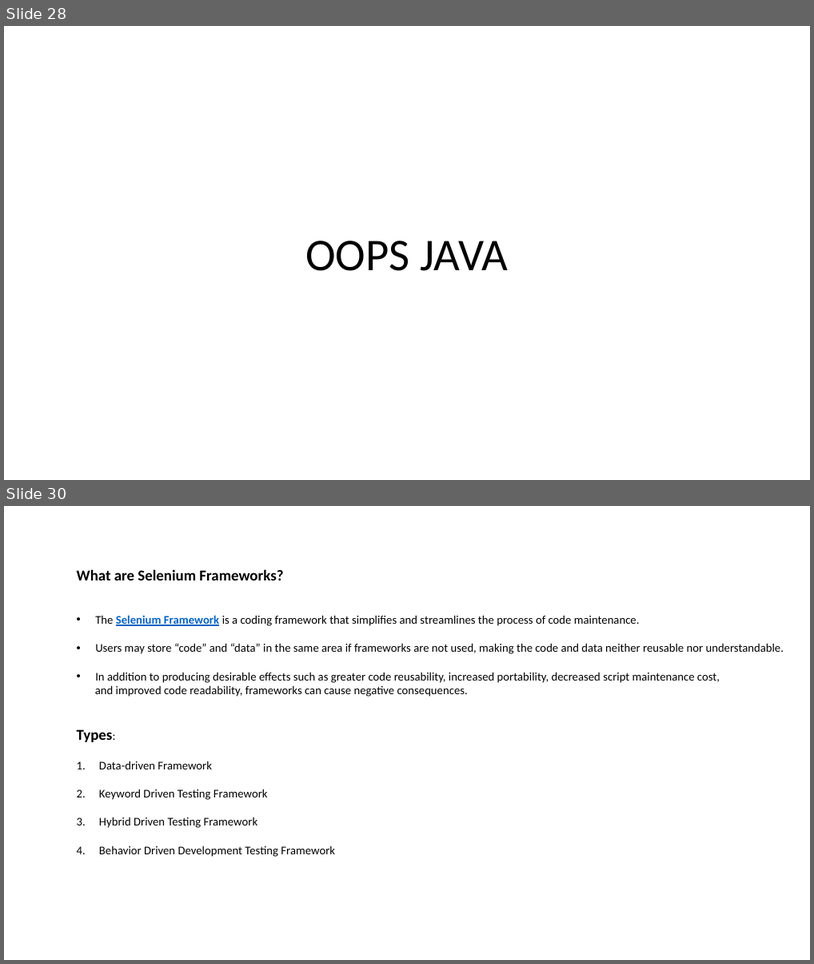
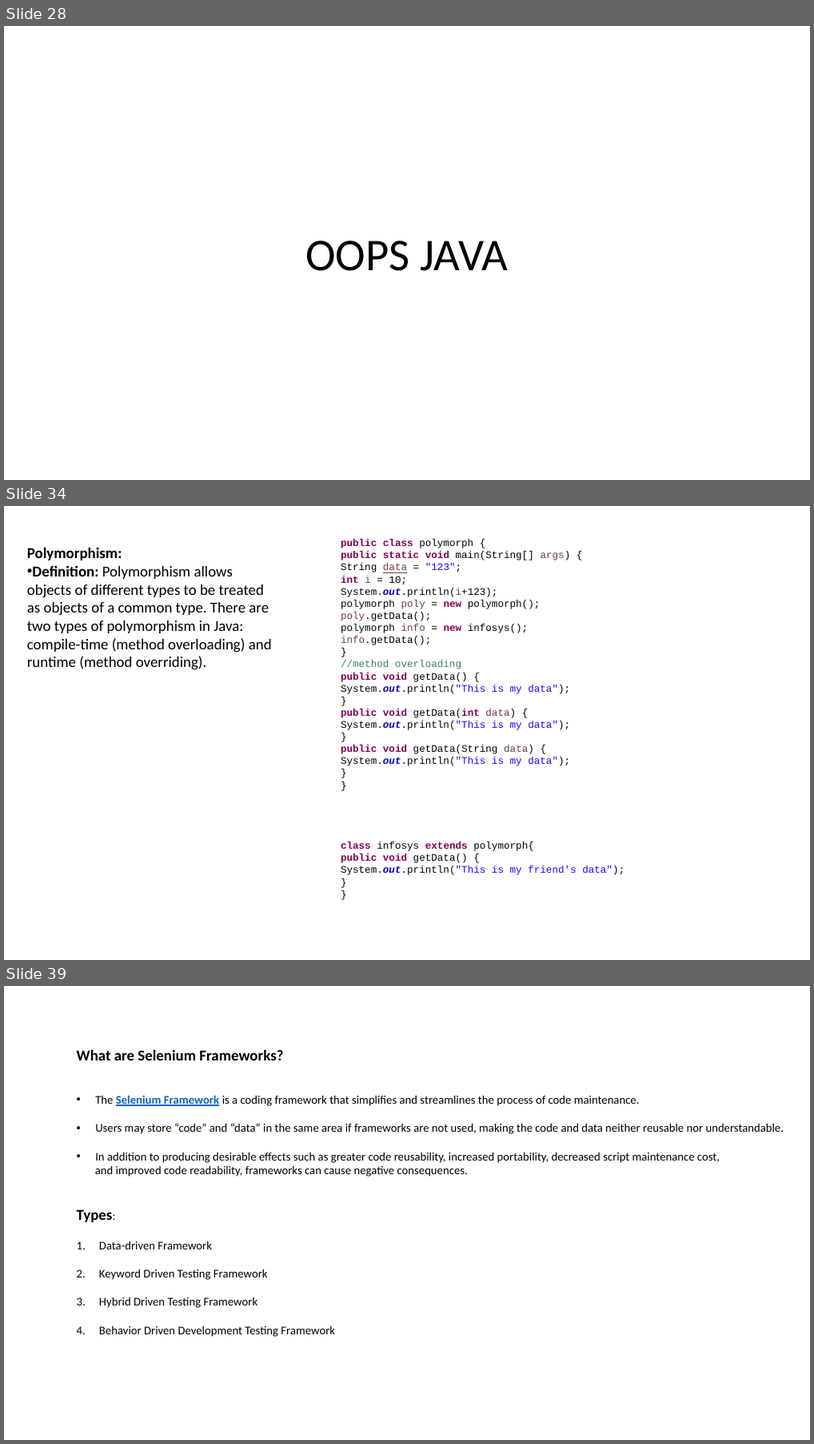
Before and after one commit to SoorajSundar1505/seleniumTraining, a slide deck: Selenium.pptx. Shown one above the other, each under a label of ours: slides 28 and 30 before the commit, slides 28, 34 and 39 after it; the slides between them are not shown. The pictures are 814x964 and 814x1444 pixels, drawn with LibreOffice and Linux fonts; fonts in the diff are those of the drawing. Boxes give left, top, right and bottom in pixels: in the first picture for what was removed or moved away, otherwise in the second. Text is boxed around its words. In the diff, an @@ line names an element or a change of style, - is before the commit and + after.

```diff
--- a/Selenium.pptx
+++ b/Selenium.pptx
@@ slide 34 added at bbox=[4, 506, 810, 960], background #FFFFFF @@
@@ text added at bbox=[27, 547, 272, 670], 18 pt, text #000000 @@
+Polymorphism:
+• Definition: Polymorphism allows objects of different types to be treated as objects of a common type. There are two types of polymorphism in Java: compile-time (method overloading) and runtime (method overriding).
@@ text added at bbox=[341, 539, 625, 875], 12 pt, text #000000 @@
+public class polymorph {
+public static void main(String[] args) {
+String data = "123";
+int i = 10;
+System.out.println(i+123);
+polymorph poly = new polymorph();
+poly.getData();
+polymorph info = new infosys();
+info.getData();
+}
+//method overloading
+public void getData() {
+System.out.println("This is my data");
+}
+public void getData(int data) {
+System.out.println("This is my data");
+}
+public void getData(String data) {
+System.out.println("This is my data");
+}
+}
+class infosys extends polymorph{
+public void getData() {
+System.out.println("This is my friend's data");
+}
+}
@@ what was slide 30 is now slide 39 @@
```
Also in this commit, not shown: 8 other slides added.
